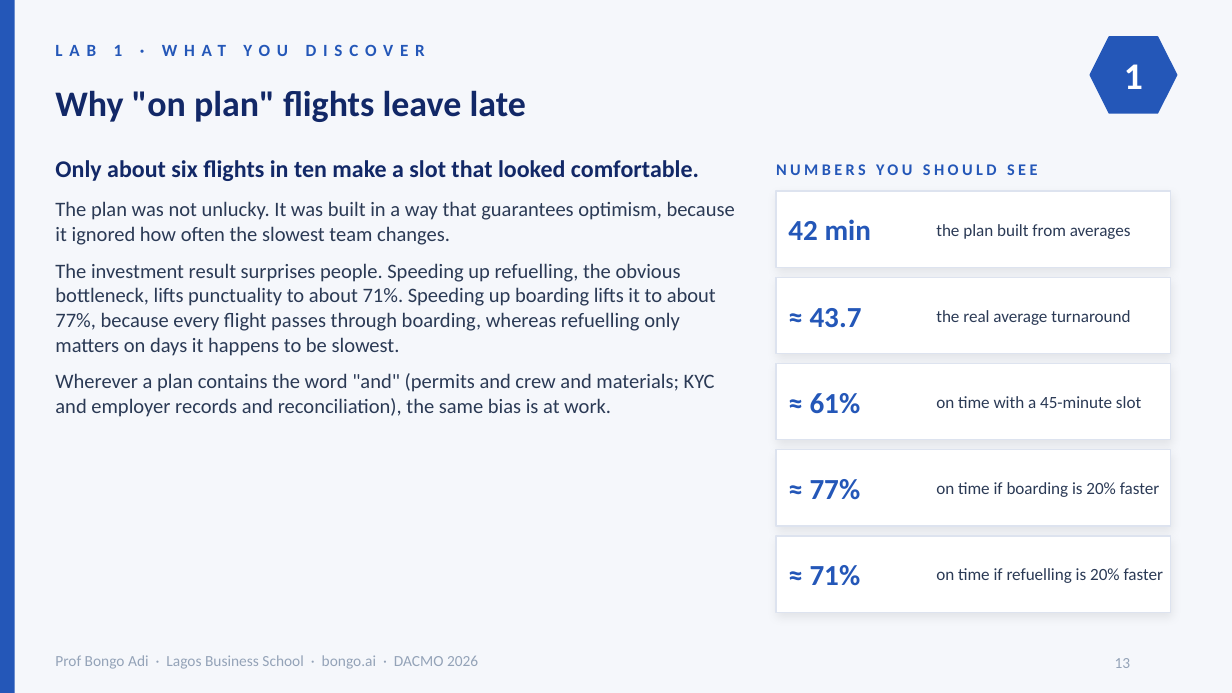
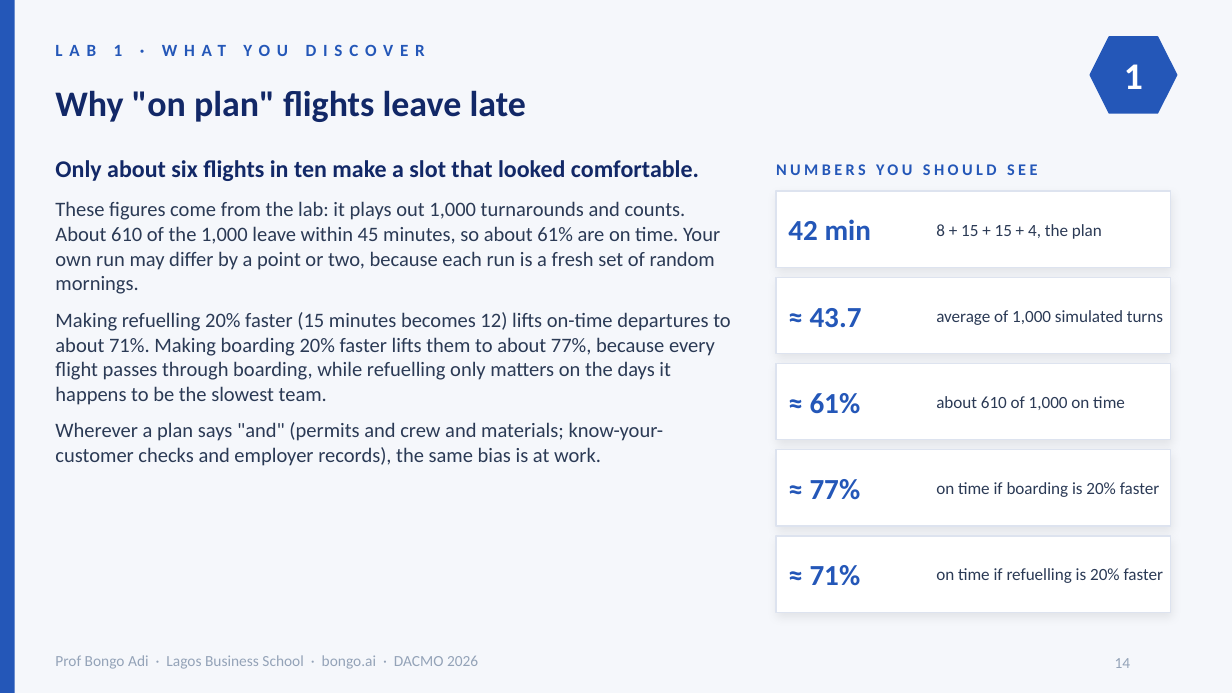
Before and after one commit to adibongo/dacmo-operations-analytics, a slide deck: slide 14 of downloads/DACMO-Participant-Slides.pptx (slide 13 before the commit). Drawn at 1232x693 pixels with LibreOffice and Linux fonts; fonts in the diff are those of the drawing; background and template pictures are left out. Boxes give left, top, right and bottom in pixels: in the first picture for what was removed or moved away, otherwise in the second. Text is boxed around its words. In the diff, an @@ line names an element or a change of style, - is before the commit and + after.

```diff
--- a/downloads/DACMO-Participant-Slides.pptx
+++ b/downloads/DACMO-Participant-Slides.pptx
@@ text at box(55, 201, 730, 466): text changed @@
-The plan was not unlucky. It was built in a way that guarantees optimism, because it ignored how often the slowest team changes.
-The investment result surprises people. Speeding up refuelling, the obvious bottleneck, lifts punctuality to about 71%. Speeding up boarding lifts it to about 77%, because every flight passes through boarding, whereas refuelling only matters on days it happens to be slowest.
-Wherever a plan contains the word "and" (permits and crew and materials; KYC and employer records and reconciliation), the same bias is at work.
+These figures come from the lab: it plays out 1,000 turnarounds and counts. About 610 of the 1,000 leave within 45 minutes, so about 61% are on time. Your own run may differ by a point or two, because each run is a fresh set of random mornings.
+Making refuelling 20% faster (15 minutes becomes 12) lifts on-time departures to about 71%. Making boarding 20% faster lifts them to about 77%, because every flight passes through boarding, while refuelling only matters on the days it happens to be the slowest team.
+Wherever a plan says "and" (permits and crew and materials; know-your-customer checks and employer records), the same bias is at work.
@@ text at box(936, 224, 1102, 239): text changed @@
-the plan built from averages
+8 + 15 + 15 + 4, the plan
@@ text at box(936, 310, 1163, 325): text changed @@
-the real average turnaround
+average of 1,000 simulated turns
@@ text at box(936, 396, 1125, 410): text changed @@
-on time with a 45-minute slot
+about 610 of 1,000 on time
@@ page number at box(1115, 658, 1131, 668): text changed @@
-13
+14
```
Also in this commit, not shown: 21 other slides changed, 2 slides added, 7 other files.
